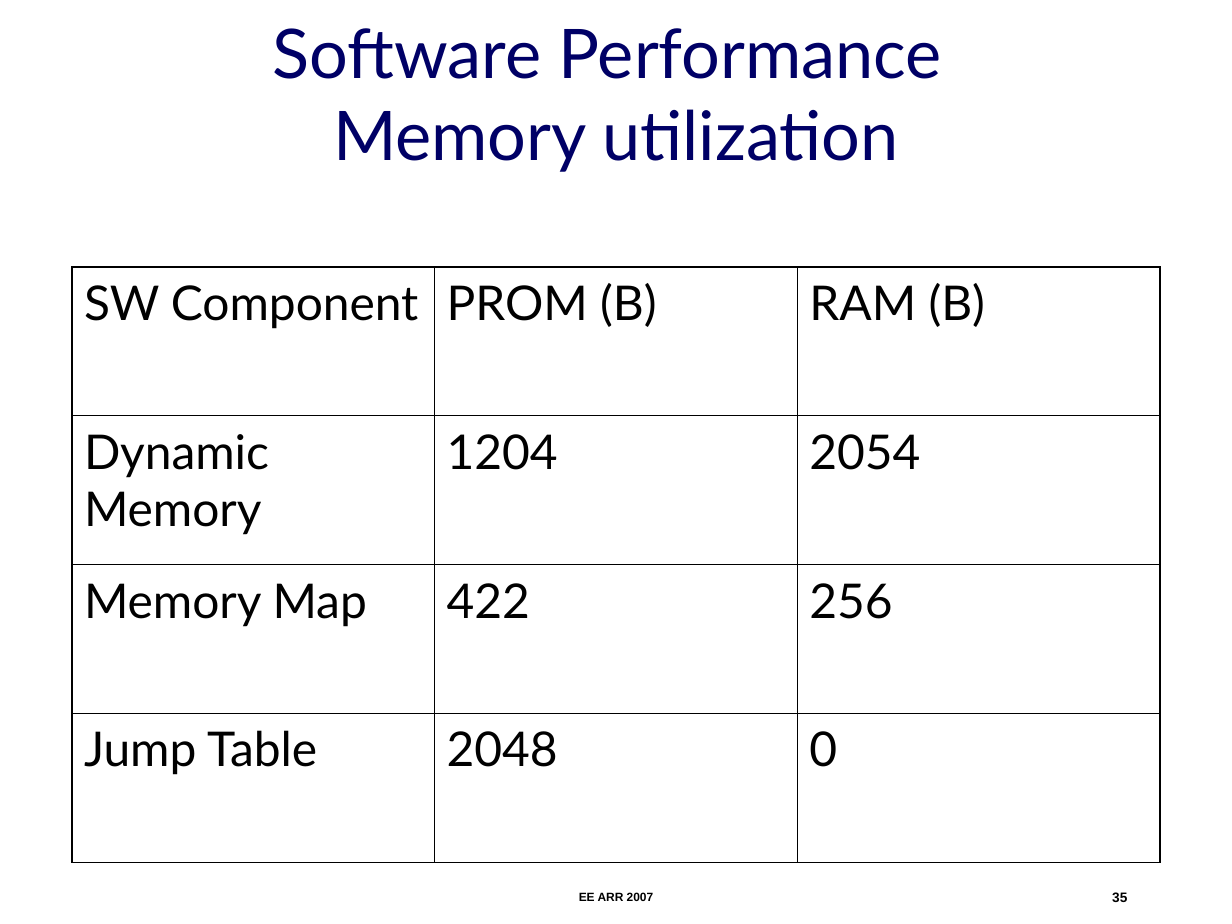
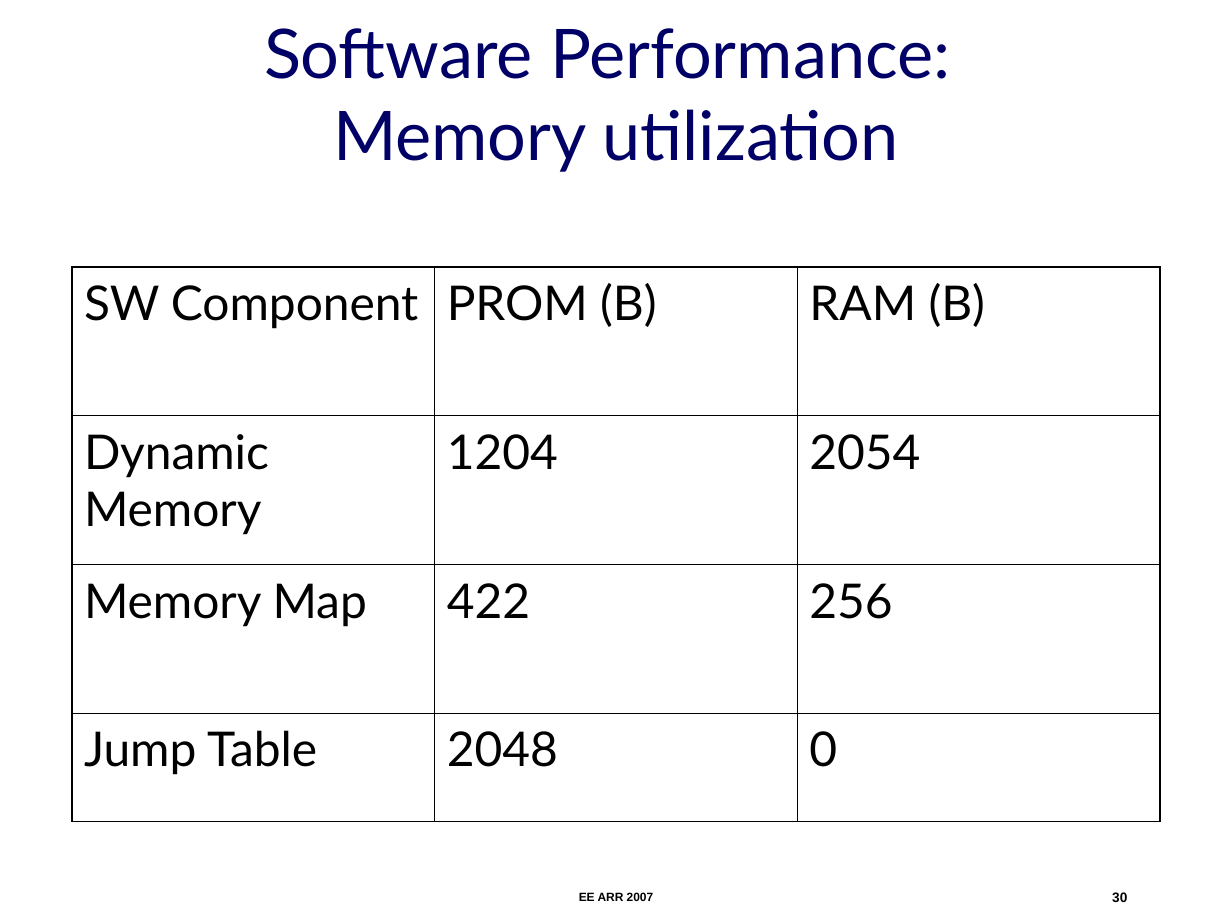
Before and after one commit to nesl/umpu, a slide deck: slide 30 of docs/ee-arr-2007/ee-arr.ppt (slide 35 before the commit). Drawn at 1232x924 pixels with LibreOffice and Linux fonts; fonts in the diff are those of the drawing. Boxes give left, top, right and bottom in pixels: in the first picture for what was removed or moved away, otherwise in the second. Text is boxed around its words. In the diff, an @@ line names an element or a change of style, - is before the commit and + after.

```diff
--- a/docs/ee-arr-2007/ee-arr.ppt
+++ b/docs/ee-arr-2007/ee-arr.ppt
@@ title at bbox=[264, 28, 950, 172]: text changed @@
-Software Performance
-Memory utilization
+Software Performance:
+Memory utilization
@@ table: place and size @@
-table at bbox=[71, 267, 1158, 862]
+table at bbox=[71, 267, 1158, 822]
@@ page number at bbox=[1112, 892, 1127, 902]: text changed @@
-35
+30
```
Also in this commit, not shown: 26 other slides changed, 3 slides added, 17 slides removed, 1 other file.
